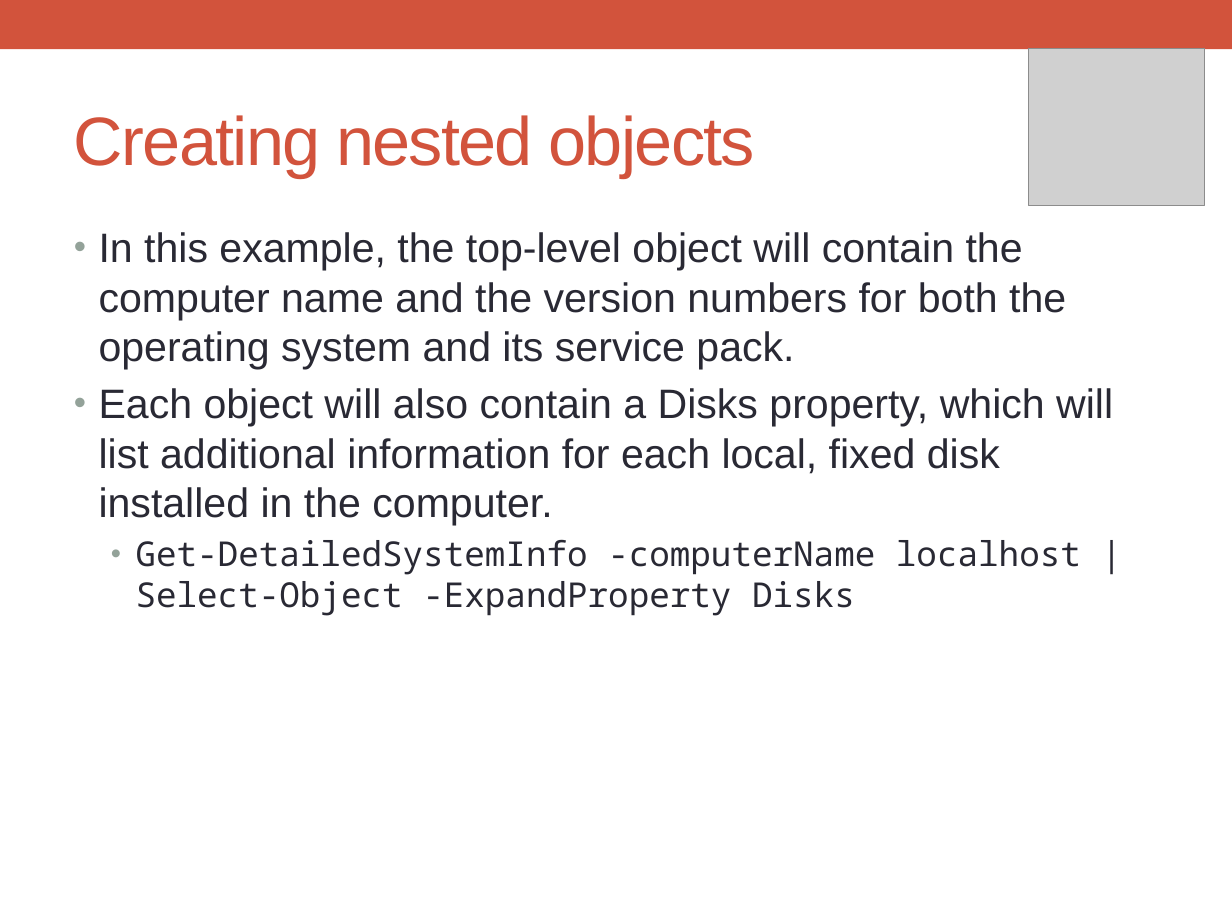
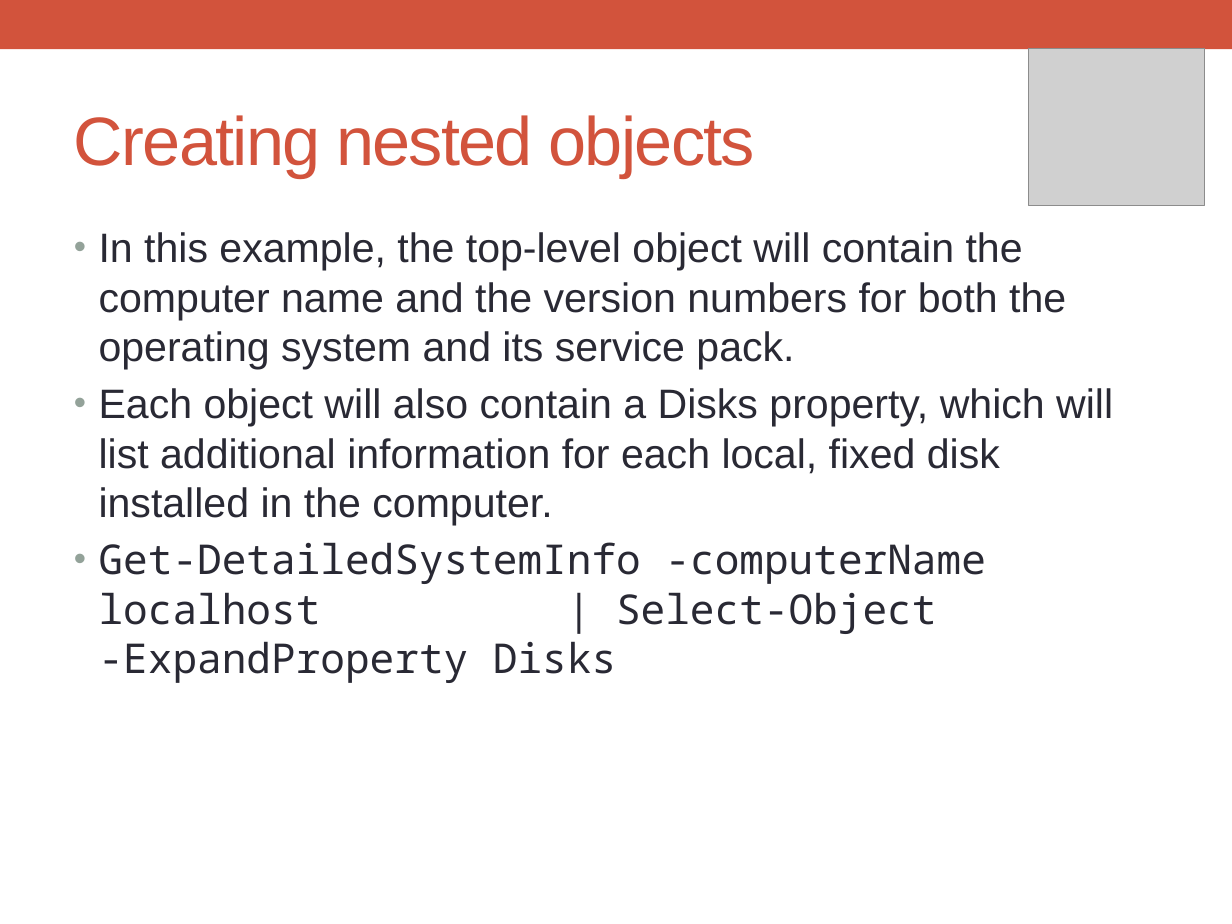
Before and after one commit to boomalator/55309-Powershell, a slide deck: slide 4 of Powerpoint/Module06-ComplexObjects.pptx. Drawn at 1232x924 pixels with LibreOffice and Linux fonts; fonts in the diff are those of the drawing; grey boxes stand for pictures. Boxes give left, top, right and bottom in pixels: in the first picture for what was removed or moved away, otherwise in the second. Text is boxed around its words. In the diff, an @@ line names an element or a change of style, - is before the commit and + after.

```diff
--- a/Powerpoint/Module06-ComplexObjects.pptx
+++ b/Powerpoint/Module06-ComplexObjects.pptx
@@ text at [99,542,985,683]: size 20 to 24 pt in "Get-DetailedSystemInfo -computerName localhost | Select-Obje ..."; list level 2 to 1 in "Get-DetailedSystemInfo -computerName localhost | Select-Obje ..." @@
```
Also in this commit, not shown: 1 other slide changed, 5 other files.
